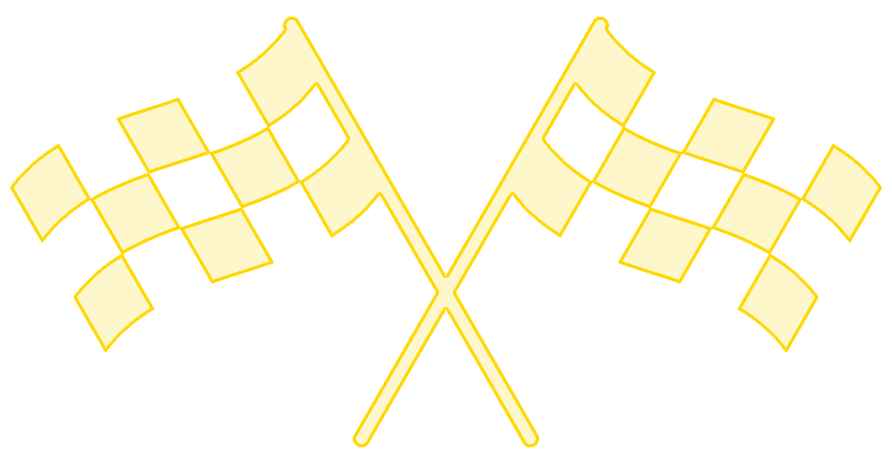
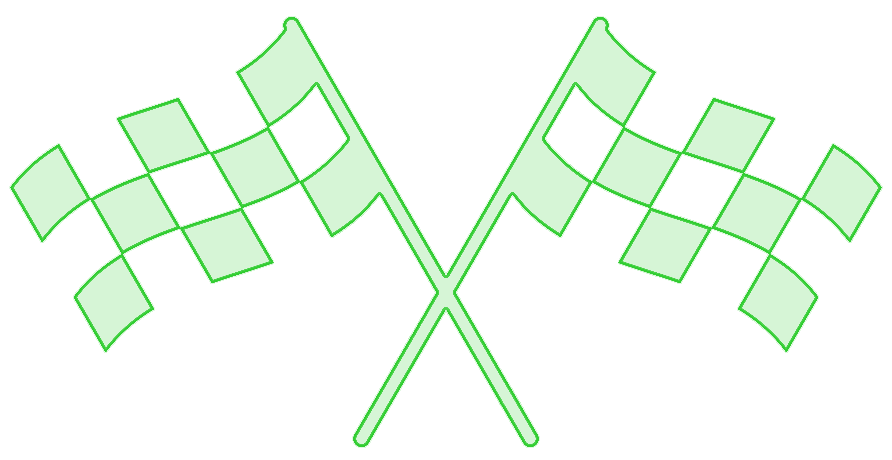
Comparing the layer stacks of the two (892, 460) images. Changes:
pixels changed over <box>9,16,883,448</box> (layer not identified)
